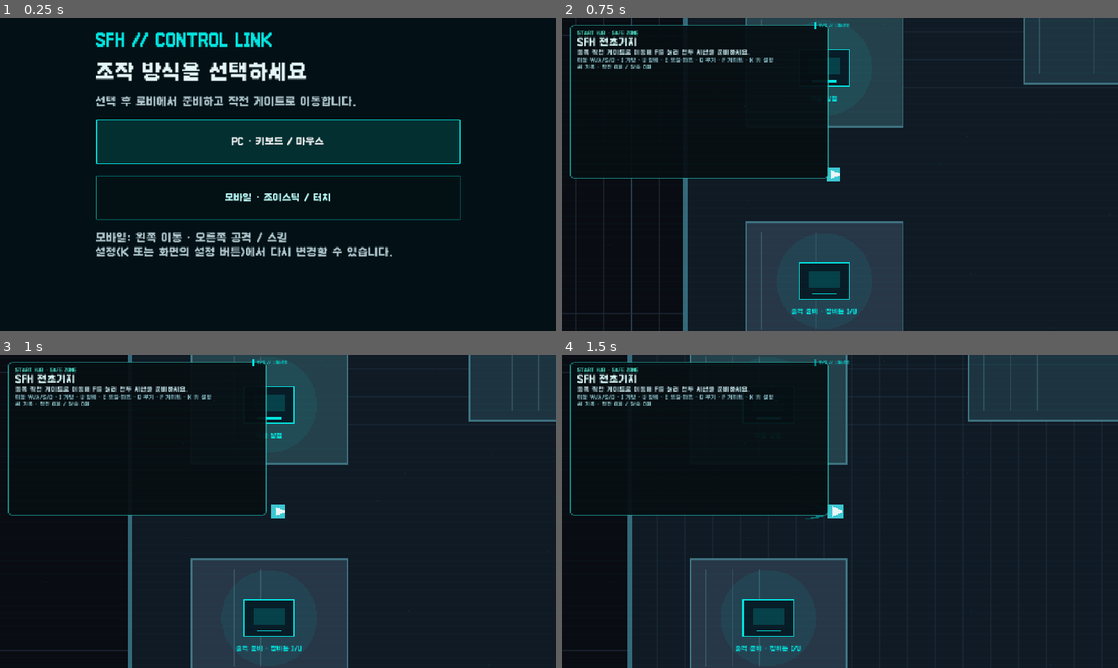
Above: before the commit, frames 1-4 (two rows, left to right).
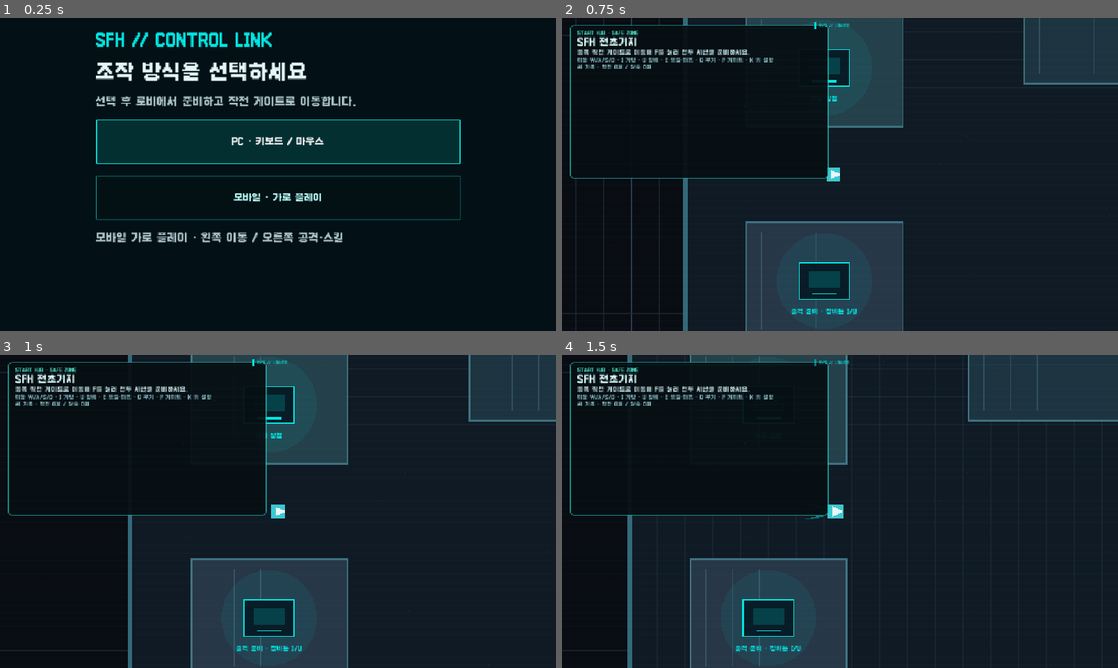
Above: after the commit, the same moments.

Repository: aedws/SFH
Game: Godot game, scene res://game/scenes/application.tscn
Two runs of this game, one before a commit and one after it. Both use one fixed random seed, a clock stepped at 60 frames per second and the inputs below.
Inputs (mouse positions are in pixels of both pictures, inside the frame that each line leads up to):
- Up to frame 1 (0.25 s): no input
- Up to frame 2 (0.75 s): click "PC · 키보드 / 마우스" at 0.5 s
- Up to frame 3 (1 s): no input
- Up to frame 4 (1.5 s): tap Enter (ui_accept) at 1.25 s; move the mouse to (962, 495) at 1.27 s; hold D (move_right) from 1.28 s (still down); hold Space (dash) from 1.28 s (still down); click (962, 495) at 1.42 s

The runs differ from the first frame. In frame 1, 2.2% of the frame differs, in the area x 17-71%, y 56-77%; in frame 2, nothing differs; in frame 3, nothing differs; in frame 4, nothing differs.

Commit message:
feat: prefer landscape for mobile play with graceful orientation fallback

Diff:
--- a/docs/assets/code-module-map.json
+++ b/docs/assets/code-module-map.json
@@ -1,6 +1,6 @@
 {
   "schema_version": 1,
-  "source_sha256": "bbfa45137a93aa8f28814e8018a980ec3dca352bd1749a7b961e4553e5059886",
+  "source_sha256": "9c9035919e8686b37bbd3292bc4ab0f9700911202b7f487679a1fa64fd377b99",
   "layers": [
     {
       "id": "contract",
@@ -25,8 +25,8 @@
   ],
   "summary": {
     "modules": 59,
-    "scripts": 240,
-    "named_classes": 199,
+    "scripts": 241,
+    "named_classes": 200,
     "relationships": 181,
     "project_inheritance": 7,
     "enabled_toggles": 68
@@ -636,10 +636,11 @@
       "path": "game/features/mobile_controls",
       "wiki_route": "architecture/module-rules/",
       "enabled": true,
-      "file_count": 7,
-      "class_count": 3,
+      "file_count": 8,
+      "class_count": 4,
       "classes": [
         "MobileControlPad",
+        "MobileOrientationPolicy",
         "MobilePadLayout",
         "MobileTutorialPopup"
       ],
@@ -2291,6 +2292,15 @@
       "inheritance": "engine"
     },
     {
+      "id": "class:MobileOrientationPolicy",
+      "name": "MobileOrientationPolicy",
+      "module": "mobile_controls",
+      "path": "game/features/mobile_controls/mobile_orientation_policy.gd",
+      "extends": "RefCounted",
+      "base_id": "",
+      "inheritance": "engine"
+    },
+    {
       "id": "class:MobilePadLayout",
       "name": "MobilePadLayout",
       "module": "mobile_controls",
--- a/game/features/mobile_controls/control_mode_entry.gd
+++ b/game/features/mobile_controls/control_mode_entry.gd
@@ -11,7 +11,10 @@
 var status: Label
 var choosing := false
 var tutorial: Control
+var orientation_hint: Label
+var orientation_button: Button
 const ViewportPolicy := preload("res://game/features/mobile_controls/mobile_viewport_policy.gd")
+const OrientationPolicy := preload("res://game/features/mobile_controls/mobile_orientation_policy.gd")
 
 func _ready() -> void:
 	set_anchors_and_offsets_preset(Control.PRESET_FULL_RECT)
@@ -35,8 +38,14 @@
 	_label("조작 방식을 선택하세요", 30, Color("e5f6f7"))
 	_label("선택 후 로비에서 준비하고 작전 게이트로 이동합니다.", 16, Color("adc5cb"))
 	pc_button = _button("PC · 키보드 / 마우스", &"off")
-	mobile_button = _button("모바일 · 조이스틱 / 터치", &"on")
-	_label("모바일: 왼쪽 이동 · 오른쪽 공격 / 스킬\n설정(K 또는 화면의 설정 버튼)에서 다시 변경할 수 있습니다.", 16, Color("adc5cb"))
+	mobile_button = _button("모바일 · 가로 플레이", &"on")
+	orientation_hint = _label("", 16, Color("adc5cb"))
+	orientation_button = Button.new()
+	orientation_button.text = "전체화면 · 가로 전환 요청"
+	orientation_button.custom_minimum_size.y = 44
+	orientation_button.add_theme_font_size_override("font_size", 18)
+	orientation_button.pressed.connect(func(): OrientationPolicy.request_landscape(true))
+	card.add_child(orientation_button)
 	status = _label("", 15, Color("ffce85"))
 	resized.connect(_layout)
 	if launch_game:
@@ -74,6 +83,9 @@
 func _layout() -> void:
 	if card == null:
 		return
+	if orientation_hint != null:
+		orientation_hint.text = OrientationPolicy.guidance(size)
+		orientation_button.visible = OrientationPolicy.is_portrait(size)
 	card.size.x = minf(560, size.x - 40)
 	card.position = Vector2((size.x - card.size.x) * 0.5, maxf(20, (size.y - card.get_combined_minimum_size().y) * 0.5))
 
@@ -84,6 +96,10 @@
 		status.text = "조작 설정을 저장하지 못했습니다. 저장 권한을 확인하고 다시 선택해 주세요."
 		return
 	choosing = true
+	if mode == &"on":
+		OrientationPolicy.request_landscape()
+	else:
+		OrientationPolicy.release_lock()
 	if mode == &"on" and not bool(settings.call(&"get_snapshot").get(&"mobile_tutorial_seen", false)):
 		card.hide()
 		tutorial = preload("res://game/features/mobile_controls/mobile_tutorial_popup.gd").new()
--- a/game/features/mobile_controls/mobile_control_pad.gd
+++ b/game/features/mobile_controls/mobile_control_pad.gd
@@ -41,6 +41,8 @@
 var managed_mobile_scale := false
 var layout_policy := preload("res://game/features/mobile_controls/mobile_pad_layout.gd").new()
 var effective_ui_scale := 1.0
+var landscape_requested := false
+const OrientationPolicy := preload("res://game/features/mobile_controls/mobile_orientation_policy.gd")
 var gui_bridge := preload("res://game/features/mobile_controls/touch_gui_bridge.gd").new()
 
 
@@ -115,6 +117,8 @@
 		&"multi_touch_ready": true,
 		&"context_enabled": context_enabled,
 		&"effective_ui_scale": effective_ui_scale,
+		&"preferred_orientation": &"landscape",
+		&"portrait_fallback": OrientationPolicy.is_portrait(size),
 		&"joystick_direction": joystick.direction,
 		&"touch_count": touch_actions.size() + int(joystick.finger >= 0),
 	}
@@ -228,6 +232,9 @@
 		button.text = "%s\n%s" % [String(state.get(&"display_name", str(index + 1))).left(4), label]
 		button.tooltip_text = "스킬 %d · %s · EN %d · 충전 %d/%d" % [index + 1, state.get(&"display_name", ""), state.get(&"energy_cost", 0), state.get(&"current_charges", 0), state.get(&"maximum_charges", 0)]
 		energy_label.text = "EN %d / %d" % [state.get(&"energy_current", 0), state.get(&"energy_maximum", 0)]
+	if OrientationPolicy.is_portrait(size):
+		energy_label.text = "가로 권장 · " + energy_label.text
+	energy_label.tooltip_text = OrientationPolicy.guidance(size)
 	var dash := action_buttons[&"dash"] as Button
 	dash.text = "대시"
 	if is_instance_valid(movement_provider):
@@ -240,6 +247,12 @@
 	if not adapt_viewport or settings_provider == null:
 		return
 	var mobile := bool(settings_provider.call(&"should_show_mobile_controls", _touchscreen_available()))
+	if mobile != landscape_requested:
+		landscape_requested = mobile
+		if mobile:
+			OrientationPolicy.request_landscape()
+		else:
+			OrientationPolicy.release_lock()
 	# 기존 PC/테스트 호스트의 해상도 정책에는 관여하지 않습니다.
 	if not mobile and not managed_mobile_scale:
 		return
--- /dev/null
+++ b/game/features/mobile_controls/mobile_orientation_policy.gd
@@ -0,0 +1,40 @@
+class_name MobileOrientationPolicy
+extends RefCounted
+
+## 기기 방향 요청만 담당합니다. 요청 실패가 로비 진입·저장·입력을 막지 않습니다.
+const WEB_REQUEST := """
+(() => {
+  const orientation = window.screen && window.screen.orientation;
+  const lock = () => {
+    if (!orientation || typeof orientation.lock !== 'function') return;
+    try { Promise.resolve(orientation.lock('landscape')).catch(() => {}); } catch (_) {}
+  };
+  if (FULLSCREEN_REQUEST && !document.fullscreenElement && typeof document.documentElement.requestFullscreen === 'function') {
+    try { Promise.resolve(document.documentElement.requestFullscreen()).then(lock, lock); } catch (_) { lock(); }
+  } else { lock(); }
+  return 'requested';
+})()
+"""
+const WEB_RELEASE := """
+(() => {
+  try { if (window.screen && window.screen.orientation && typeof window.screen.orientation.unlock === 'function') window.screen.orientation.unlock(); } catch (_) {}
+})()
+"""
+
+static func request_landscape(fullscreen_requested := false) -> void:
+	if OS.has_feature("web"):
+		JavaScriptBridge.eval(WEB_REQUEST.replace("FULLSCREEN_REQUEST", "true" if fullscreen_requested else "false"))
+	elif DisplayServer.has_feature(DisplayServer.FEATURE_ORIENTATION):
+		DisplayServer.screen_set_orientation(DisplayServer.SCREEN_SENSOR_LANDSCAPE)
+
+static func release_lock() -> void:
+	if OS.has_feature("web"):
+		JavaScriptBridge.eval(WEB_RELEASE)
+
+static func is_portrait(view_size: Vector2) -> bool:
+	return view_size.y > view_size.x
+
+static func guidance(view_size: Vector2) -> String:
+	if is_portrait(view_size):
+		return "모바일은 가로 플레이가 기본입니다. 기기를 가로로 돌려 주세요.\n회전되지 않으면 기기의 화면 회전 잠금을 해제하세요."
+	return "모바일 가로 플레이 · 왼쪽 이동 / 오른쪽 공격·스킬"
--- a/game/features/mobile_controls/mobile_tutorial_popup.gd
+++ b/game/features/mobile_controls/mobile_tutorial_popup.gd
@@ -9,6 +9,7 @@
 var error_label: Label
 var panel: PanelContainer
 var body: VBoxContainer
+var orientation_button: Button
 
 func _ready() -> void:
 	set_anchors_and_offsets_preset(Control.PRESET_FULL_RECT)
@@ -38,6 +39,13 @@
 	scroll.add_child(body)
 	_text("모바일 조작 안내", 26, Color("02e5e1"))
 	_text("이 기기에서 처음 한 번만 안내합니다.", 18)
+	_text("가로 플레이가 기본입니다. 기기를 가로로 돌려 주세요. 자동 회전이 막혀 있으면 기기의 회전 잠금을 해제하세요.", 20, Color("02e5e1"))
+	orientation_button = Button.new()
+	orientation_button.text = "전체화면 · 가로 전환 요청"
+	orientation_button.custom_minimum_size.y = 48
+	orientation_button.add_theme_font_size_override("font_size", 18)
+	orientation_button.pressed.connect(func(): preload("res://game/features/mobile_controls/mobile_orientation_policy.gd").request_landscape(true))
+	body.add_child(orientation_button)
 	_text("왼쪽 아래 · 이동\n조이스틱을 끌어서 이동합니다. 손을 떼면 멈춥니다.", 20)
 	_text("오른쪽 아래 · 공격과 스킬\n공격을 누른 채 이동할 수 있습니다. 스킬·대시의 대기 시간과 EN(에너지)을 확인하세요.", 20)
 	_text("상단 · 가방과 설정\n로비에서 장비를 준비한 뒤 동쪽 게이트에 접근하고 ‘사용’을 눌러 작전을 시작합니다.", 20)
@@ -87,5 +95,6 @@
 
 func _layout() -> void:
 	if panel == null: return
+	orientation_button.visible = size.y > size.x
 	panel.size = Vector2(minf(620, size.x - 32), minf(700, size.y - 32))
 	panel.position = (size - panel.size) * 0.5
--- a/game/tests/mobile_control_entry_contract_test.gd
+++ b/game/tests/mobile_control_entry_contract_test.gd
@@ -13,10 +13,12 @@
 func _run() -> void:
 	DirAccess.make_dir_recursive_absolute(isolation.root_path)
 	selection_path = isolation.root_path.path_join("mode.json")
-	await _settings_and_tutorial_contract()
 	root.content_scale_size = Vector2i.ZERO
 	root.size = Vector2i(1280, 720)
+	await _settings_and_tutorial_contract()
+	root.size = Vector2i(1280, 720)
 	_check(ProjectSettings.get_setting("application/run/main_scene") == "res://game/scenes/application.tscn", "shipped optional entry assembly")
+	_check(ProjectSettings.get_setting("display/window/handheld/orientation") == DisplayServer.SCREEN_SENSOR_LANDSCAPE, "mobile native default is sensor landscape")
 	for mode in [&"off", &"on"]:
 		var entry: Control = load("res://game/features/mobile_controls/control_mode_entry.tscn").instantiate()
 		entry.launch_game = false
@@ -108,8 +110,12 @@
 			root.size = dimensions
 			await _frames(5)
 			_check(root.get_visible_rect().grow(1).encloses(entry.tutorial.panel.get_global_rect()), "popup bounds %s" % dimensions)
+			_check(entry.orientation_button.visible == (dimensions.y > dimensions.x), "rotation request only shown in portrait")
+			_check(entry.tutorial.orientation_button.visible == (dimensions.y > dimensions.x), "tutorial requests landscape without repeating the popup")
 			_check(root.get_visible_rect().grow(1).encloses(entry.tutorial.confirm_button.get_global_rect()), "popup confirmation always reachable")
 		if attempt == 1:
+			(entry.tutorial.body.get_parent() as ScrollContainer).ensure_control_visible(entry.tutorial.scale_buttons[2])
+			await _frames(3)
 			await _click(entry.tutorial.scale_buttons[2])
 			_check(entry.settings.mobile_ui_scale == 1.5, "popup changes size through public settings")
 			entry.settings.storage_path = isolation.root_path.path_join("missing-directory/fail.json")
@@ -131,6 +137,7 @@
 			await _frames(8)
 			var bounds := root.get_visible_rect().grow(1)
 			var state: Dictionary = pad.get_snapshot()
+			_check(state.preferred_orientation == &"landscape" and state.portrait_fallback == (dimensions.y > dimensions.x), "landscape preferred with safe unsupported-browser fallback")
 			_check(bounds.encloses(state.movement_rect) and bounds.encloses(state.combat_rect) and bounds.encloses(state.menu_rect), "pad bounds %s scale %s: %s" % [dimensions, scale_value, state])
 			_check(not state.movement_rect.intersects(state.combat_rect), "two hand areas disjoint %s scale %s" % [dimensions, scale_value])
 			_check(state.combat_rect.size.x > previous_width, "scale selection visibly enlarges controls")
--- a/project.godot
+++ b/project.godot
@@ -16,6 +16,7 @@
 window/size/window_width_override=1280
 window/size/window_height_override=720
 window/stretch/mode="canvas_items"
+window/handheld/orientation=4
 
 [gui]
 
Not shown, changed: .github/workflows/deploy-wiki.yml
Not shown, changed: docs/development-status.md
Not shown, changed: docs/features/mobile-hud-settings.md
Not shown, changed: docs/index.md
Not shown, changed: docs/quality/e2e-play-session.md
Not shown, added: scripts/test_mobile_orientation_policy.mjs
